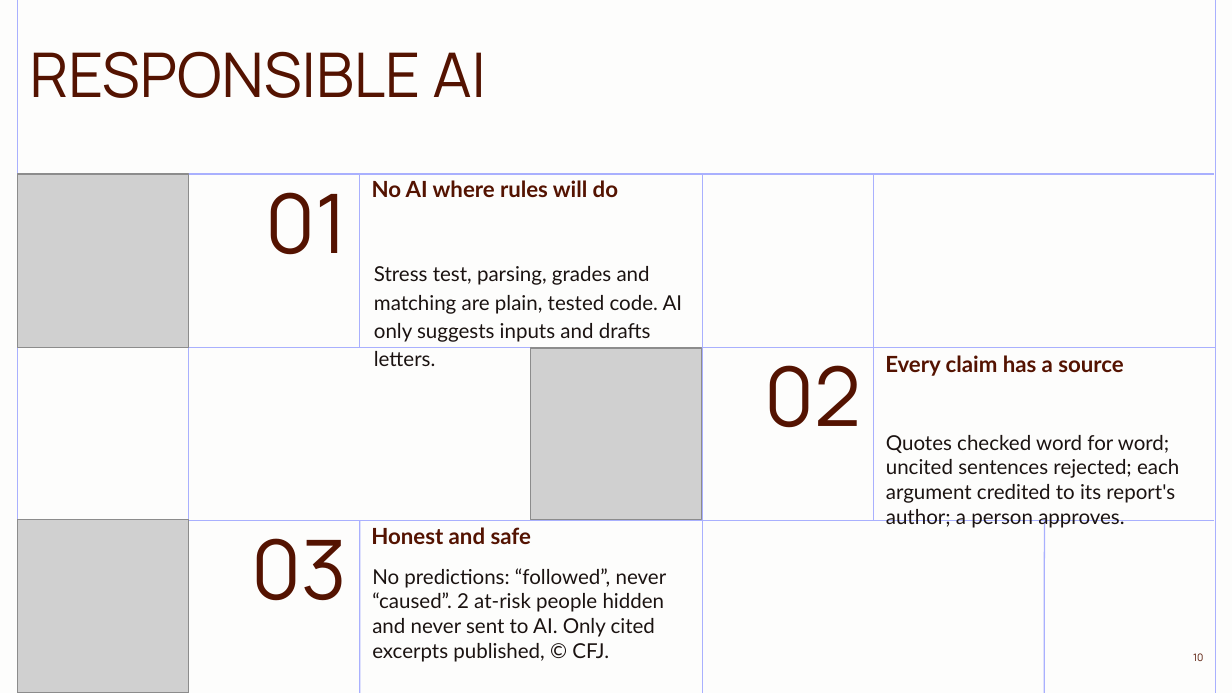
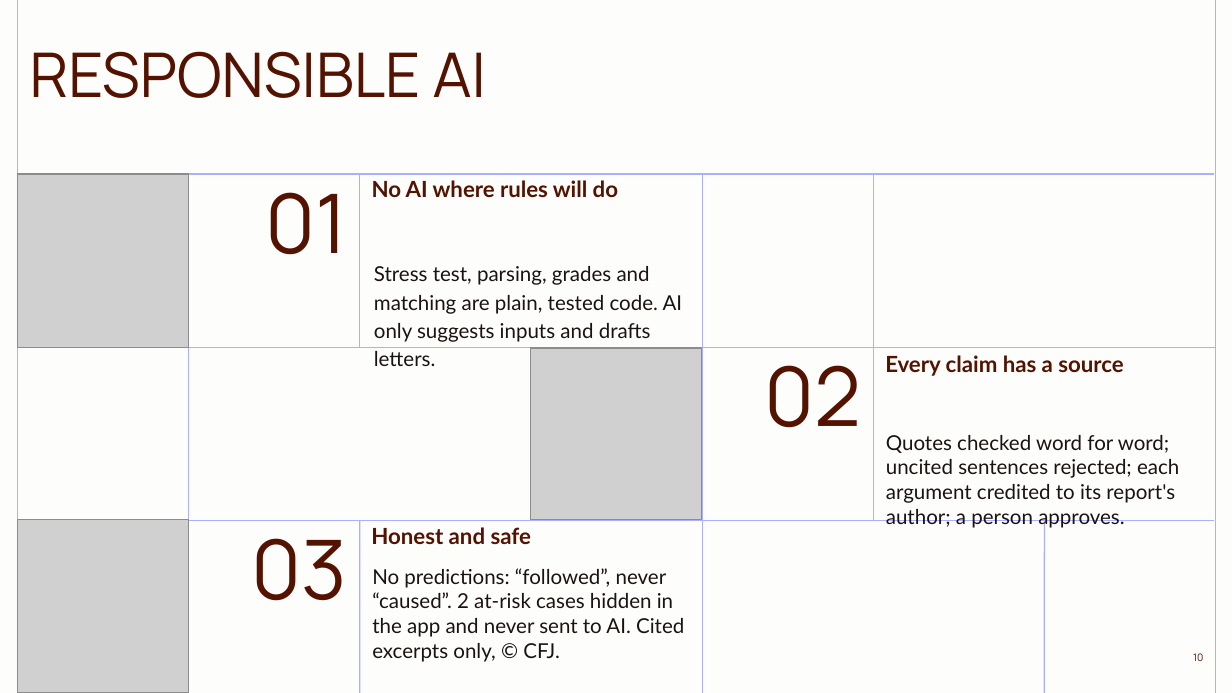
Before and after one commit to valentinasilva8/fairtrial-ai-hackathon, a slide deck: slide 10 of pitch/Precedent_and_Practice.pptx. Drawn at 1232x693 pixels with LibreOffice and Linux fonts; fonts in the diff are those of the drawing; grey boxes stand for pictures. Boxes give left, top, right and bottom in pixels: in the first picture for what was removed or moved away, otherwise in the second. Text is boxed around its words. In the diff, an @@ line names an element or a change of style, - is before the commit and + after.

```diff
--- a/pitch/Precedent_and_Practice.pptx
+++ b/pitch/Precedent_and_Practice.pptx
@@ text at <box>372,568,684,662</box>: text changed @@
-No predictions: “followed”, never “caused”. 2 at-risk people hidden and never sent to AI. Only cited excerpts published, © CFJ.
+No predictions: “followed”, never “caused”. 2 at-risk cases hidden in the app and never sent to AI. Cited excerpts only, © CFJ.
```
Also in this commit, not shown: 3 other slides changed, 1 other file.
